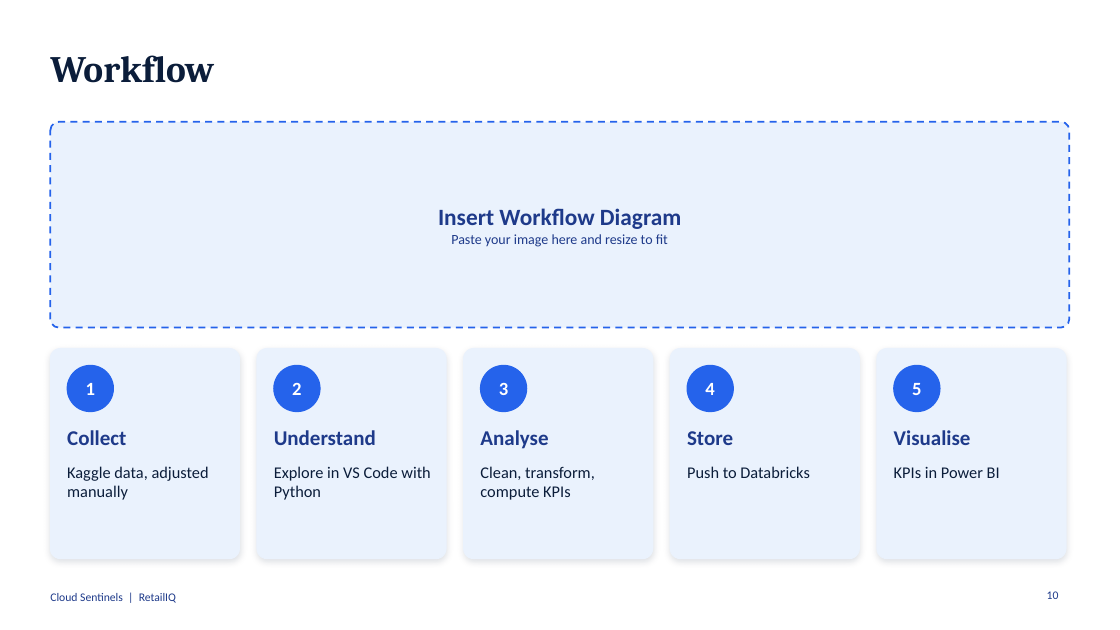
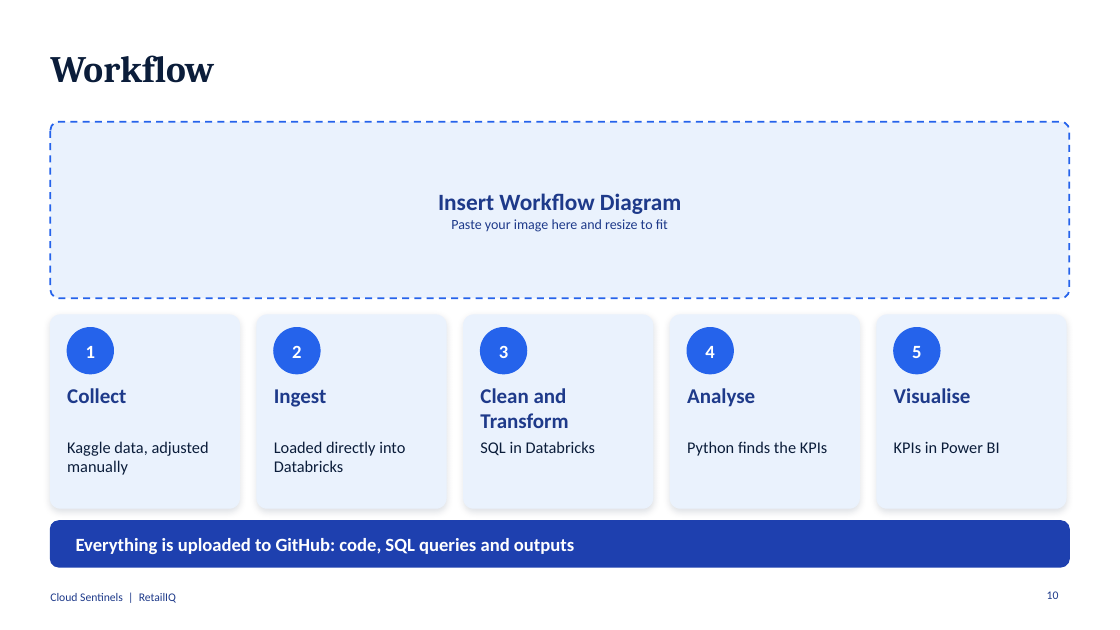
Before and after one commit to pranav-m2005/hackathon, a slide deck: slide 10 of RetailIQ_Cloud_Sentinels.pptx. Drawn at 1120x630 pixels with LibreOffice and Linux fonts; fonts in the diff are those of the drawing. Boxes give left, top, right and bottom in pixels: in the first picture for what was removed or moved away, otherwise in the second. Text is boxed around its words. In the diff, an @@ line names an element or a change of style, - is before the commit and + after.

```diff
--- a/RetailIQ_Cloud_Sentinels.pptx
+++ b/RetailIQ_Cloud_Sentinels.pptx
@@ text "Insert Workflow Diagram": place and size @@
-text "Insert Workflow Diagram" at box(438, 208, 681, 247)
+text "Insert Workflow Diagram" at box(438, 193, 681, 232)
@@ rounded rectangle: place and size @@
-rounded rectangle at box(50, 122, 1070, 328)
+rounded rectangle at box(50, 122, 1070, 298)
@@ rounded rectangle at box(50, 122, 1070, 298): proportions changed @@
@@ rounded rectangle: place and size @@
-rounded rectangle at box(50, 349, 239, 559)
+rounded rectangle at box(50, 315, 239, 508)
@@ rounded rectangle: place and size @@
-rounded rectangle at box(257, 349, 446, 559)
+rounded rectangle at box(257, 315, 446, 508)
@@ rounded rectangle: place and size @@
-rounded rectangle at box(464, 349, 653, 559)
+rounded rectangle at box(464, 315, 653, 508)
@@ rounded rectangle: place and size @@
-rounded rectangle at box(670, 349, 860, 559)
+rounded rectangle at box(670, 315, 860, 508)
@@ rounded rectangle: place and size @@
-rounded rectangle at box(877, 349, 1066, 559)
+rounded rectangle at box(877, 315, 1066, 508)
@@ 5 texts, 5 ellipses: place and size @@
-5 texts, 5 ellipses at box(67, 365, 940, 412)
+5 texts, 5 ellipses at box(67, 328, 940, 374)
@@ text "Collect": place and size @@
-text "Collect" at box(67, 430, 126, 445)
+text "Collect" at box(67, 388, 126, 403)
@@ text at box(274, 389, 327, 407): text changed @@
-Understand
+Ingest
@@ text added at box(480, 388, 568, 428), 18 pt, text #1E3A8A, bold @@
+Clean and Transform
@@ text "Analyse": place and size @@
-text "Analyse" at box(480, 430, 548, 449)
+text "Analyse" at box(687, 388, 755, 407)
@@ text "Visualise": place and size @@
-text "Visualise" at box(894, 430, 971, 445)
+text "Visualise" at box(894, 388, 971, 403)
@@ text "Kaggle data, adjusted manually": place and size @@
-text "Kaggle data, adjusted manually" at box(67, 466, 209, 500)
+text "Kaggle data, adjusted manually" at box(67, 441, 209, 475)
@@ text at box(274, 441, 405, 472): text changed @@
-Explore in VS Code with Python
+Loaded directly into Databricks
@@ text at box(480, 441, 596, 455): text changed @@
-Clean, transform, compute KPIs
+SQL in Databricks
@@ text at box(687, 441, 827, 456): text changed @@
-Push to Databricks
+Python finds the KPIs
@@ text removed at box(687, 431, 733, 445) @@
-Store
@@ text "KPIs in Power BI": place and size @@
-text "KPIs in Power BI" at box(894, 467, 1000, 478)
+text "KPIs in Power BI" at box(894, 442, 1000, 453)
@@ rounded rectangle added at box(50, 521, 1070, 567), fill #1E40AF, outline #1E40AF 1 pt @@
@@ text added at box(76, 538, 574, 554), 16 pt, text #FFFFFF, bold @@
+Everything is uploaded to GitHub: code, SQL queries and outputs
```
Also in this commit, not shown: 4 other slides changed.
